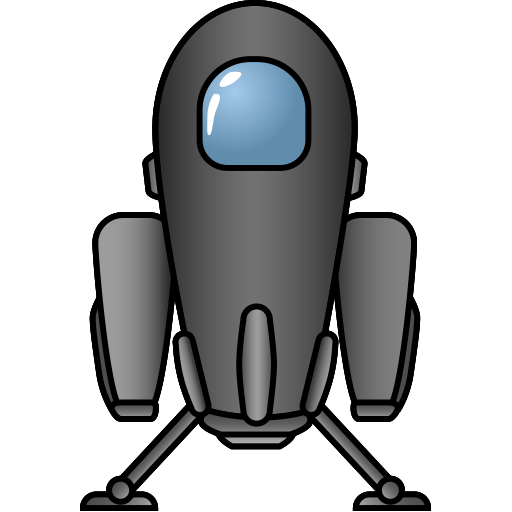
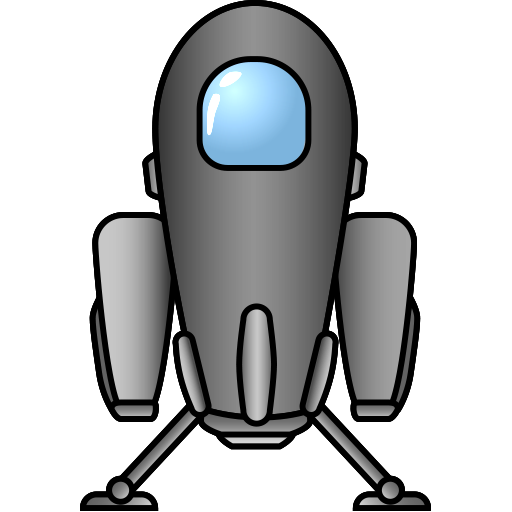
Layered file, before and after one edit (512 x 512). Changes by layer:
pixels changed over [86, 6, 425, 506] (layer not identified)
